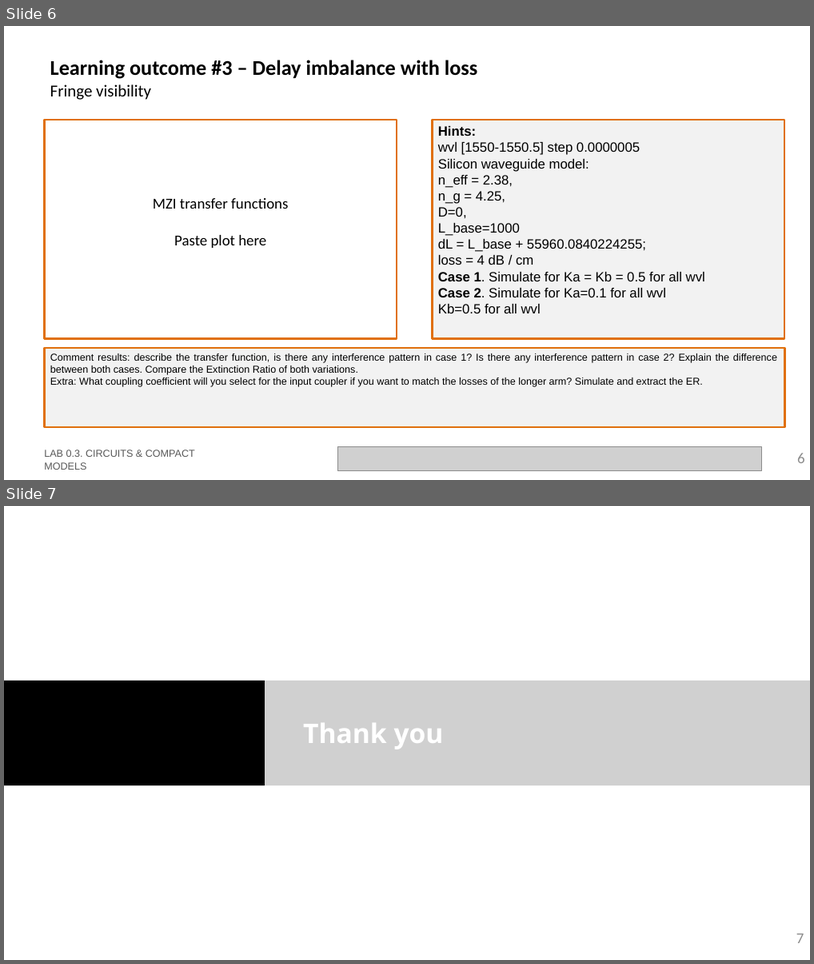
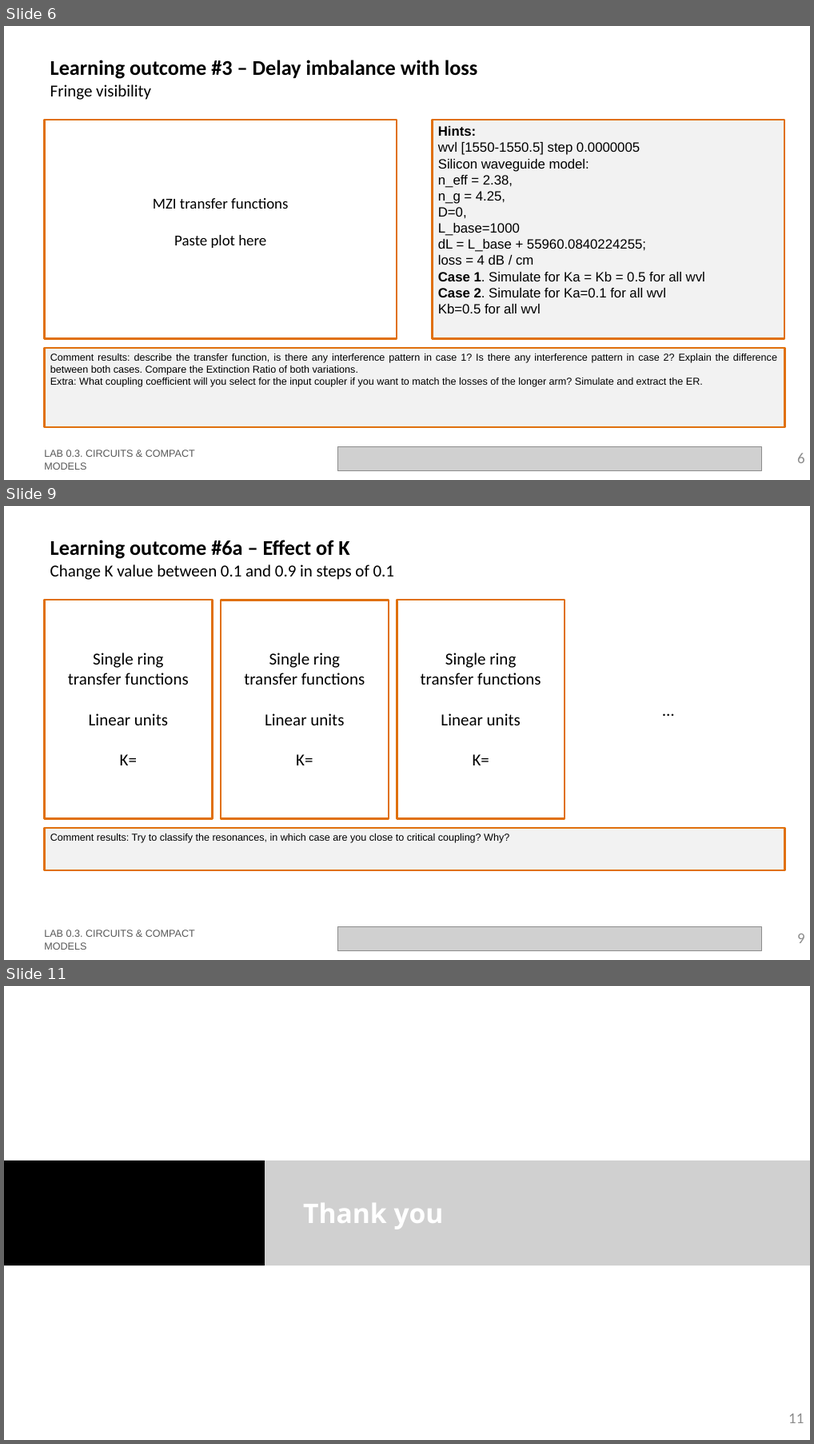
Before and after one commit to nordin001/pdk_UPVfab_v2, a slide deck: training/IPSP/Lab3/LabBook_030.pptx. Shown one above the other, each under a label of ours: slides 6 and 7 before the commit, slides 6, 9 and 11 after it; the slides between them are not shown. The pictures are 814x964 and 814x1444 pixels, drawn with LibreOffice and Linux fonts; fonts in the diff are those of the drawing; grey boxes stand for pictures; background and template pictures are left out. Boxes give left, top, right and bottom in pixels: in the first picture for what was removed or moved away, otherwise in the second. Text is boxed around its words. In the diff, an @@ line names an element or a change of style, - is before the commit and + after.

```diff
--- a/training/IPSP/Lab3/LabBook_030.pptx
+++ b/training/IPSP/Lab3/LabBook_030.pptx
@@ slide 9 added at <box>4,506,810,960</box>, background #FFFFFF @@
@@ text added at <box>50,540,394,580</box>, 20 pt, text #000000 @@
+Learning outcome #6a – Effect of K
+Change K value between 0.1 and 0.9 in steps of 0.1
@@ rectangle added at <box>45,600,213,819</box>, outline #E0700D 2.25 pt @@
@@ rectangle added at <box>221,600,389,819</box>, outline #E0700D 2.25 pt @@
@@ rectangle added at <box>398,600,566,819</box>, outline #E0700D 2.25 pt @@
@@ text added at <box>68,652,188,765</box>, 20 pt, text #000000 @@
+Single ring
+transfer functions
+Linear units
+K=
@@ text added at <box>244,652,365,765</box>, 20 pt, text #000000 @@
+Single ring
+transfer functions
+Linear units
+K=
@@ text added at <box>421,652,541,765</box>, 20 pt, text #000000 @@
+Single ring
+transfer functions
+Linear units
+K=
@@ text added at <box>657,696,680,723</box>, 20 pt, text #000000 @@
+…
@@ rectangle added at <box>45,828,786,871</box>, fill #F2F2F2, outline #E0700D 2.25 pt, 12 pt, text #000000 @@
+Comment results: Try to classify the resonances, in which case are you close to critical coupling? Why?
@@ text added at <box>44,929,195,949</box>, 12 pt, text #585858 @@
+LAB 0.3. CIRCUITS & COMPACT MODELS
@@ picture added at <box>338,927,762,951</box> @@
@@ page number added at <box>798,933,806,943</box>, 18 pt, text #8C8C8C @@
+9
@@ what was slide 7 is now slide 11 @@
@@ page number at <box>789,1413,804,1423</box>: text changed @@
-7
+11
```
Also in this commit, not shown: 3 other slides added.
